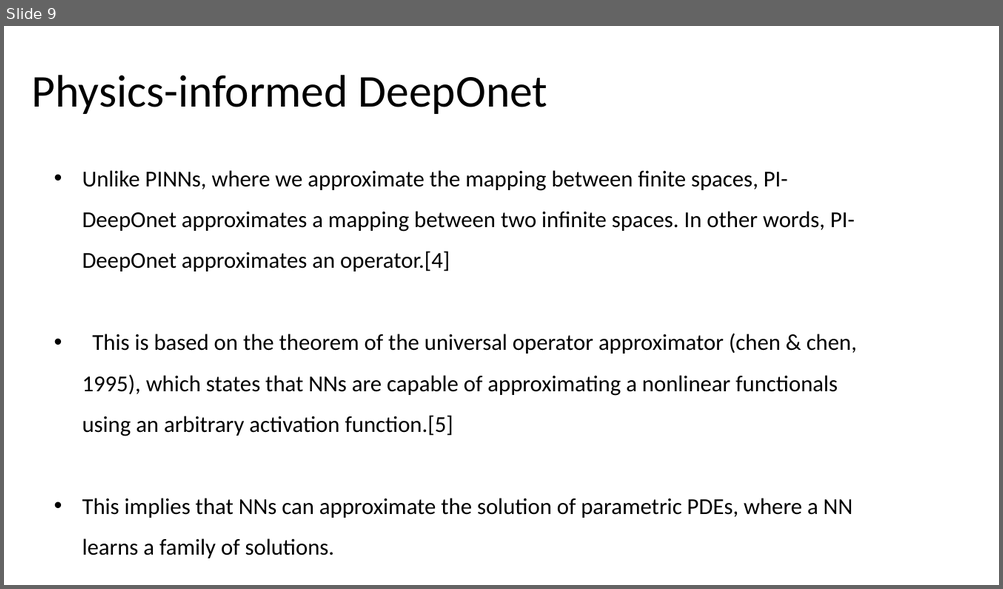
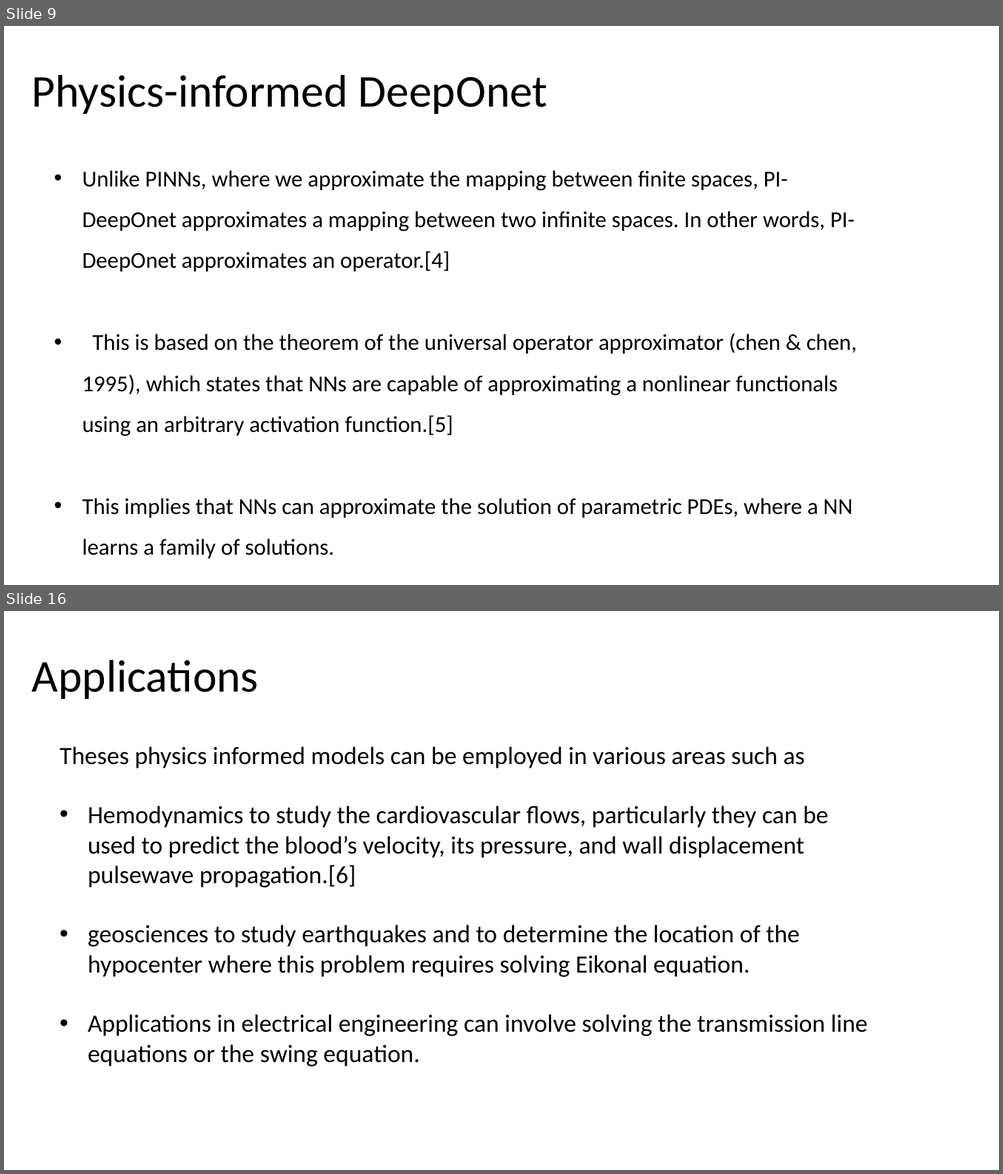
Before and after one commit to HashimAlSadah/MX-Project, a slide deck: ppt/Deep Learning Methods for Solving PDEs - MX CA Project.pptx. Shown one above the other, each under a label of ours: slide 9 before the commit, slides 9 and 16 after it; the slides between them are not shown. The pictures are 1003x589 and 1003x1174 pixels, drawn with LibreOffice and Linux fonts; fonts in the diff are those of the drawing. Boxes give left, top, right and bottom in pixels: in the first picture for what was removed or moved away, otherwise in the second. Text is boxed around its words. In the diff, an @@ line names an element or a change of style, - is before the commit and + after.

```diff
--- a/ppt/Deep Learning Methods for Solving PDEs - MX CA Project.pptx
+++ b/ppt/Deep Learning Methods for Solving PDEs - MX CA Project.pptx
@@ slide 16 added at box(4, 611, 999, 1170), background #FFFFFF @@
@@ title added at box(32, 660, 259, 699), 44 pt, text #000000 @@
+Applications
@@ text added at box(60, 746, 868, 1067), 24 pt, text #000000 @@
+Theses physics informed models can be employed in various areas such as
+• Hemodynamics to study the cardiovascular flows, particularly they can be used to predict the blood’s velocity, its pressure, and wall displacement pulsewave propagation.[6]
+• geosciences to study earthquakes and to determine the location of the hypocenter where this problem requires solving Eikonal equation.
+• Applications in electrical engineering can involve solving the transmission line equations or the swing equation.
```
Also in this commit, not shown: 2 slides changed, 7 other slides added, 1 slide removed.
